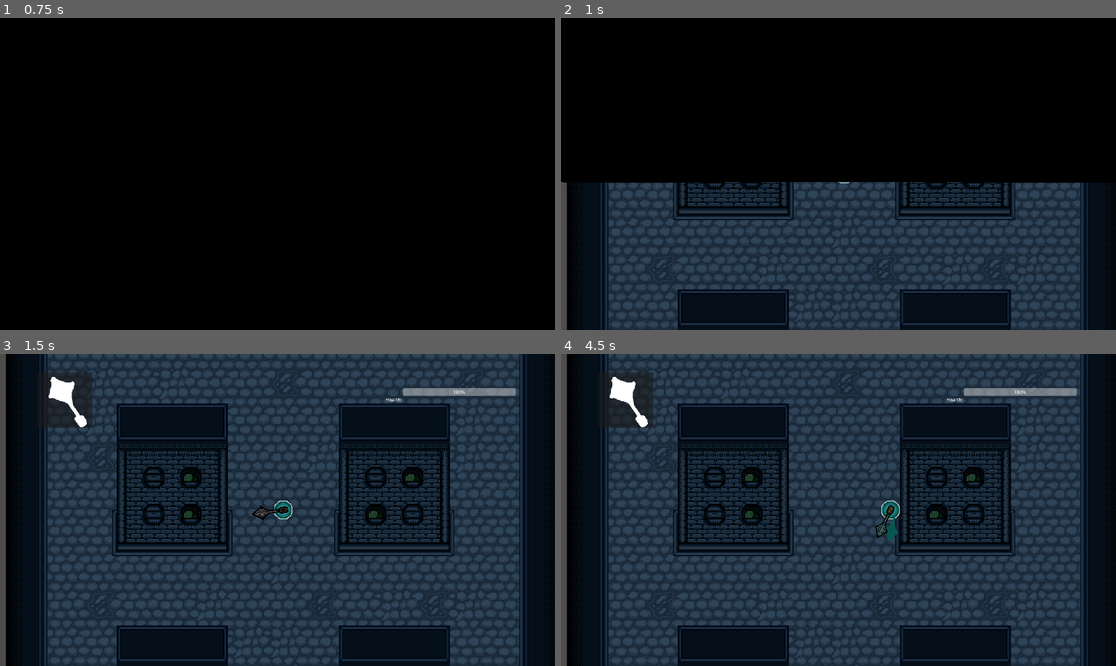
Above: before the commit, frames 1-4 (two rows, left to right).
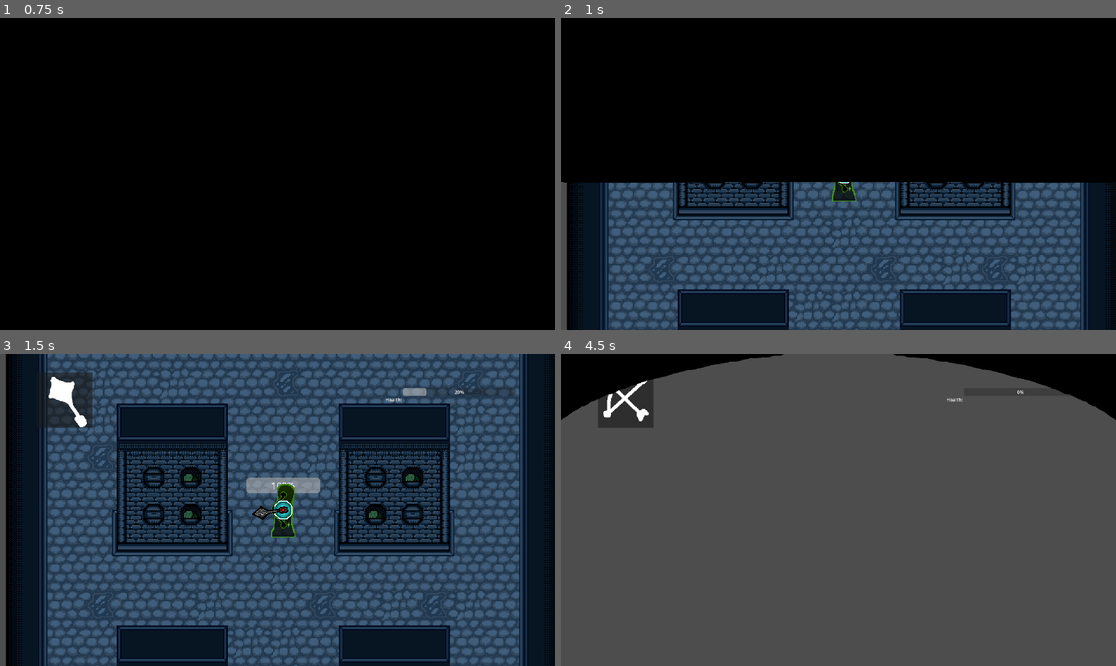
Above: after the commit, the same moments.

Repository: TheRealComedian/sam-pj16
Game: Godot game, scene res://scenes/game.tscn
The game is run twice, just before and just after one commit, with the same random seed, the same clock (stepped at 60 frames per second) and the same inputs.
Inputs (mouse positions are in pixels of both pictures, inside the frame that each line leads up to):
- Up to frame 1 (0.75 s): tap Enter at 0.5 s; move the mouse to (399, 158) at 0.52 s; hold D (move_right) from 0.53 s (still down); click (399, 158) at 0.6 s
- Up to frame 2 (1 s): keep holding D (move_right)
- Up to frame 3 (1.5 s): release D (move_right) at 1.25 s; drag from (166, 525) to (283, 510) at 1.27 s
- Up to frame 4 (4.5 s): click (838, 528) at 2 s, where only the run after the commit has a clickable "Press [ENTER] to Continue"; move the mouse to (894, 441) at 2.77 s; hold D (move_right) 2.78-3.5 s; hold Shift 2.78-3.5 s; drag from (810, 572) to (894, 488) at 3.52 s; click (838, 528) at 4.25 s, where only the run after the commit has a clickable "Press [ENTER] to Continue"

Frame 1 is identical in both runs. In frame 2, 22% of the frame differs, in the area x 8-94%, y 52-100%; in frame 3, 42%; in frame 4, 98%, in the area x 0-100%, y 0-100%.

Commit message:
fixed game over and weapon stuff

Diff:
--- a/default_bus_layout.tres
+++ b/default_bus_layout.tres
@@ -4,7 +4,7 @@
 bus/0/volume_db = 0.662756
 bus/1/name = &"BGM"
 bus/1/solo = false
-bus/1/mute = false
+bus/1/mute = true
 bus/1/bypass_fx = false
 bus/1/volume_db = 0.0
 bus/1/send = &"Master"
--- a/scenes/entities/enemies/reaper/reaper.tscn
+++ b/scenes/entities/enemies/reaper/reaper.tscn
@@ -105,10 +105,6 @@
 "speed": 12.0
 }]
 
-[sub_resource type="CapsuleShape2D" id="CapsuleShape2D_kyci6"]
-radius = 24.0
-height = 96.0
-
 [sub_resource type="CapsuleShape2D" id="CapsuleShape2D_gpfxx"]
 radius = 16.0514
 height = 100.665
@@ -139,10 +135,10 @@
 autoplay = "default"
 frame_progress = 0.83411
 
-[node name="CollisionShape2D" type="CollisionShape2D" parent="." index="8"]
-position = Vector2(0, 32)
+[node name="Scythe_Hitbox#CollisionShape2D" type="CollisionShape2D" parent="." index="8"]
+position = Vector2(64, 8)
 rotation = 1.57079
-shape = SubResource("CapsuleShape2D_kyci6")
+shape = SubResource("CapsuleShape2D_gpfxx")
 
 [node name="Scythe" parent="." index="9" instance=ExtResource("3_2y1y3")]
 
@@ -150,8 +146,4 @@
 position = Vector2(40, 1.8332e-12)
 sprite_frames = ExtResource("4_o0gbm")
 
-[node name="CollisionShape2D" parent="Scythe/Hitbox" index="0"]
-position = Vector2(64, 8)
-shape = SubResource("CapsuleShape2D_gpfxx")
-
 [editable path="Scythe"]
--- a/scenes/entities/enemies/skeleton/Skeleton.tscn
+++ b/scenes/entities/enemies/skeleton/Skeleton.tscn
@@ -149,9 +149,5 @@
 [node name="AnimatedSprite2D" parent="Sword" index="0"]
 position = Vector2(56.0002, 0.000202179)
 sprite_frames = ExtResource("5_q26gx")
-autoplay = ""
-
-[node name="Hitbox" parent="Sword" index="1"]
-position = Vector2(72, 0)
 
 [editable path="Sword"]
--- a/scenes/entities/enemies/zombie/zombie.tscn
+++ b/scenes/entities/enemies/zombie/zombie.tscn
@@ -145,8 +145,6 @@
 [node name="AnimatedSprite2D" parent="Mace" index="0"]
 position = Vector2(56.0001, 0.000200272)
 sprite_frames = ExtResource("5_llgxt")
-
-[node name="Hitbox" parent="Mace" index="1"]
-position = Vector2(32.0001, 0.000200272)
+frame_progress = 0.0
 
 [editable path="Mace"]
--- a/scenes/entities/player/player.tscn
+++ b/scenes/entities/player/player.tscn
@@ -57,3 +57,4 @@
 debug_color = Color(0.244572, 0.601581, 0.581193, 0.42)
 
 [node name="HealthComponent" parent="." instance=ExtResource("4_758oi")]
+current_health = 1.0
--- a/scenes/game.tscn
+++ b/scenes/game.tscn
@@ -192,6 +192,35 @@
 texture = SubResource("AtlasTexture_kyprb")
 expand_mode = 3
 
+[node name="Transition" type="Control" parent="Overlay"]
+process_mode = 3
+layout_mode = 3
+anchors_preset = 15
+anchor_right = 1.0
+anchor_bottom = 1.0
+grow_horizontal = 2
+grow_vertical = 2
+metadata/_edit_use_anchors_ = true
+metadata/_edit_lock_ = true
+metadata/_edit_group_ = true
+
+[node name="AspectRatioContainer" type="AspectRatioContainer" parent="Overlay/Transition"]
+layout_mode = 1
+anchors_preset = 15
+anchor_right = 1.0
+anchor_bottom = 1.0
+grow_horizontal = 2
+grow_vertical = 2
+
+[node name="AnimatedSprite2D" type="AnimatedSprite2D" parent="Overlay/Transition/AspectRatioContainer"]
+position = Vector2(960, 540)
+scale = Vector2(1.5, 1.5)
+sprite_frames = SubResource("SpriteFrames_46mjo")
+animation = &"in"
+frame = 6
+frame_progress = 1.0
+script = ExtResource("13_ye7qn")
+
 [node name="Menu" type="Control" parent="Overlay" node_paths=PackedStringArray("initial_state")]
 process_mode = 3
 layout_mode = 3
@@ -344,44 +373,15 @@
 metadata/_edit_use_anchors_ = true
 
 [node name="Button" type="Button" parent="Overlay/Menu/GameOver"]
-layout_mode = 0
-anchor_left = 0.3625
-anchor_top = 0.511111
-anchor_right = 0.598865
-anchor_bottom = 0.682
-offset_top = -6.10352e-05
-offset_right = -374.82
-offset_bottom = -153.56
-scale = Vector2(5.74456, 5.95354)
-text = "Continue"
-metadata/_edit_use_anchors_ = true
-
-[node name="Transition" type="Control" parent="Overlay"]
-layout_mode = 3
-anchors_preset = 15
-anchor_right = 1.0
-anchor_bottom = 1.0
-grow_horizontal = 2
-grow_vertical = 2
-metadata/_edit_use_anchors_ = true
-metadata/_edit_lock_ = true
-
-[node name="AspectRatioContainer" type="AspectRatioContainer" parent="Overlay/Transition"]
-layout_mode = 1
-anchors_preset = 15
-anchor_right = 1.0
-anchor_bottom = 1.0
-grow_horizontal = 2
-grow_vertical = 2
-
-[node name="AnimatedSprite2D" type="AnimatedSprite2D" parent="Overlay/Transition/AspectRatioContainer"]
-position = Vector2(960, 540)
-scale = Vector2(1.5, 1.5)
-sprite_frames = SubResource("SpriteFrames_46mjo")
-animation = &"in"
-frame = 6
-frame_progress = 1.0
-script = ExtResource("13_ye7qn")
+layout_mode = 1
+anchors_preset = -1
+anchor_left = 0.3
+anchor_top = 0.518519
+anchor_right = 0.70625
+anchor_bottom = 0.602778
+theme_override_font_sizes/font_size = 60
+text = "Press [ENTER] to Continue"
+metadata/_edit_use_anchors_ = true
 
 [node name="Cursor" type="AnimatedSprite2D" parent="."]
 scale = Vector2(0.142427, 0.142427)
--- a/scenes/ui/menu/game_over.gd
+++ b/scenes/ui/menu/game_over.gd
@@ -9,6 +9,7 @@
 
 func enter():
 	Global.map.queue_free()
+	continue_button.grab_focus()
 
 func continue_game():
 	Session.current_weapon = Session.last_hit_weapon
--- a/scenes/weapons/weapon.gd
+++ b/scenes/weapons/weapon.gd
@@ -3,6 +3,10 @@
 @export var sprite: AnimatedSprite2D
 var user: Character
 
+func _ready():
+	if get_parent() is Character:
+		self.user = get_parent()
+
 ## Async method called in the attack script
 # override with any attack functionality like sprite/position changes or hitbox control
 func attack():
--- a/scenes/world/maps/crypt_vertical.tscn
+++ b/scenes/world/maps/crypt_vertical.tscn
@@ -1,8 +1,9 @@
-[gd_scene load_steps=5 format=4 uid="uid://164i3kptt5w0"]
+[gd_scene load_steps=6 format=4 uid="uid://164i3kptt5w0"]
 
 [ext_resource type="PackedScene" uid="uid://dy335p6keujbx" path="res://scenes/world/map.tscn" id="1_4744t"]
 [ext_resource type="TileSet" uid="uid://def7m4nhhqg6a" path="res://resources/tilesets/crypt.tres" id="2_axu18"]
 [ext_resource type="PackedScene" uid="uid://depsu0p2x1g45" path="res://scenes/world/map_exit.tscn" id="3_jspku"]
+[ext_resource type="PackedScene" uid="uid://bpo6yc7rnj2me" path="res://scenes/entities/enemies/ghost/ghost.tscn" id="4_a8fbi"]
 
 [sub_resource type="RectangleShape2D" id="RectangleShape2D_or3l1"]
 size = Vector2(96, 48)
@@ -63,3 +64,8 @@
 [node name="CollisionShape2D" type="CollisionShape2D" parent="Exits/Exit" index="0"]
 shape = SubResource("RectangleShape2D_or3l1")
 debug_color = Color(0.129355, 0.646675, 0, 0.42)
+
+[node name="CanvasModulate" parent="." index="4"]
+visible = false
+
+[node name="Ghost" parent="." index="5" instance=ExtResource("4_a8fbi")]
Not shown: 1 places in scenes/entities/enemies/reaper/reaper.tscn that only renumber resources
